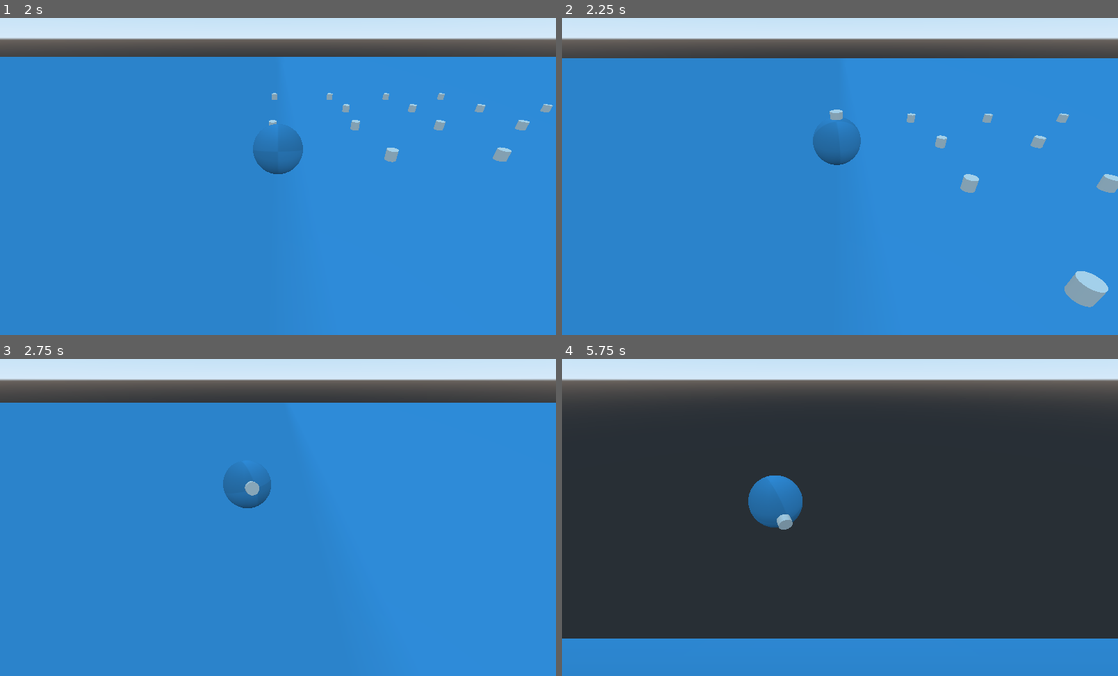
Above: before the commit, frames 1-4 (two rows, left to right).
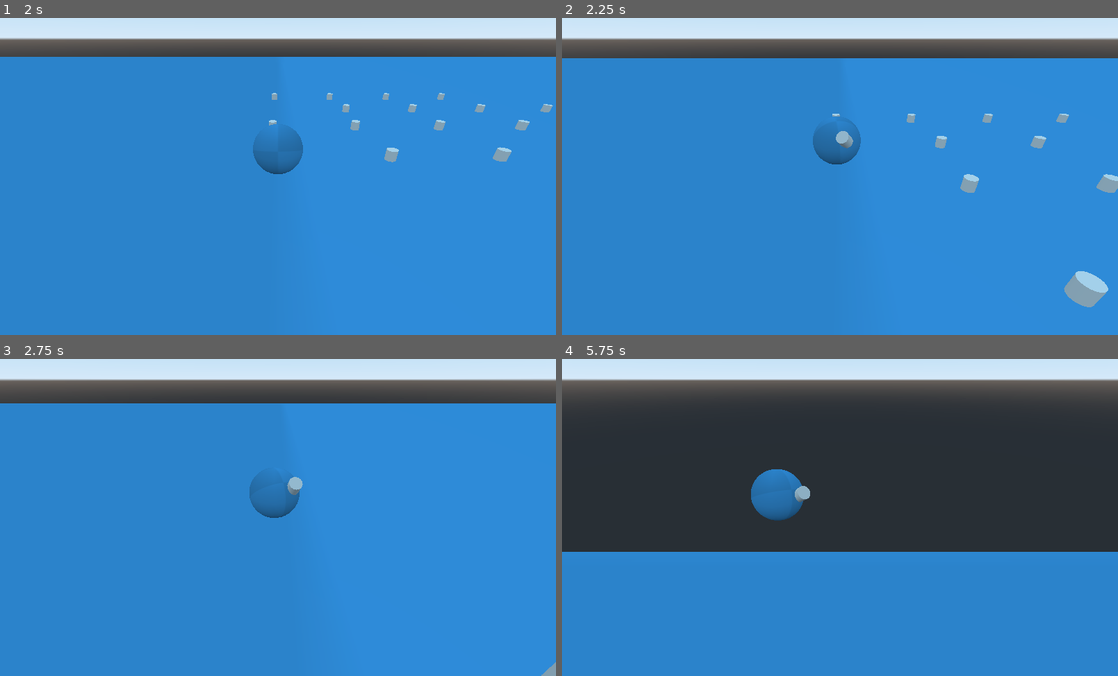
Above: after the commit, the same moments.

Repository: seasick/wgj-snowball
Game: Godot game, scene res://Playground.tscn
Same seed, same stepped clock (60 frames per second), same inputs: the game is played once before the commit and once after it.
Inputs:
- Up to frame 1 (2 s): hold W (forward) from 0.53 s (still down)
- Up to frame 2 (2.25 s): release W (forward) at 2.03 s; hold A (left) from 2.03 s (still down)
- Up to frame 3 (2.75 s): keep holding A (left)
- Up to frame 4 (5.75 s): release A (left) at 3.53 s; hold S (back) 3.53-4.28 s; hold D (right) 4.28-5.03 s; hold W (forward) from 5.03 s (still down)

Frame 1 is identical in both runs. In frame 2, 0.2% of the frame differs, in the area x 45-100%, y 28-92%; in frame 3, 1.5%; in frame 4, 28%, in the area x 0-100%, y 34-89%.

Commit message:
feat: sticked objects become sticky

Diff:
--- a/Ball.gd
+++ b/Ball.gd
@@ -1,4 +1,4 @@
-extends RigidBody
+extends "res://StickToMe.gd"
 
 var rolling_force = 20
 
@@ -44,23 +44,3 @@
 			angular_velocity.z += rolling_force*delta
 		elif Input.is_action_pressed("right"):
 			angular_velocity.z -= rolling_force*delta
-
-
-func _on_Ball_body_entered(body):
-	if body.is_in_group("pickable"):
-		# TODO Check if the object is small enough to be picked up
-
-		# Remove the group so it cannot be picked up again, because it is already sticking, duh.
-		body.remove_from_group("pickable")
-
-		# Move the child from where ever it belongs to be a child of the ball
-		body.get_parent().remove_child(body)
-		add_child(body)
-
-		# Set the location of the body
-		body.global_transform.origin = global_transform.origin
-
-		# TODO Stick the colliding body at the same place where it collided
-		# Currently using same orientation as ball to mimic some kind of "is sticking to the same
-		# place where it collided".
-		body.rotation = rotation
--- /dev/null
+++ b/StickToMe.gd
@@ -0,0 +1,36 @@
+extends RigidBody
+
+
+# Declare member variables here. Examples:
+# var a = 2
+# var b = "text"
+
+
+# Called when the node enters the scene tree for the first time.
+func _ready():
+	set_contact_monitor(true)
+	set_max_contacts_reported(40000)
+	# TODO Without a large value for `set_max_contacts_reported` above , things will stop sticking
+	# to the  ball. There has to be a better way.
+
+	connect("body_entered", self, "_on_StickToMe_body_entered")
+
+
+func _on_StickToMe_body_entered(body):
+
+	if body.is_in_group("pickable"):
+		# TODO Check if the object is small enough to be picked up
+
+		# Remove the group so it cannot be picked up again, because it is already sticking, duh.
+		body.remove_from_group("pickable")
+
+		var temp = body.get_global_transform()
+
+		# reparent collider and keep global position
+		body.get_parent().remove_child(body)
+		add_child(body)
+		body.set_global_transform(temp)
+
+		# Add sticking script to collider, so other things will stick to it
+		body.set_script(load("res://StickToMe.gd"))
+		body._ready()
